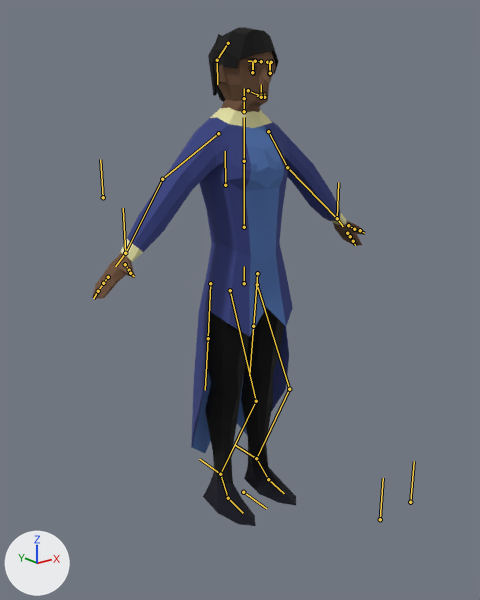
What one commit did to the glTF model Party/Thalria/thalria.glb.
Before and after are seen from a 50 mm camera at (-1.372, -1.692, 1.437) aimed at (-0.094, -0.095, 0.798). Arrows for +X, +Y and +Z are at lower left; the lights stay in place. The bones that bend it are drawn over the model as lines.

In view in the first picture: 'Clothing', 'Skin'.
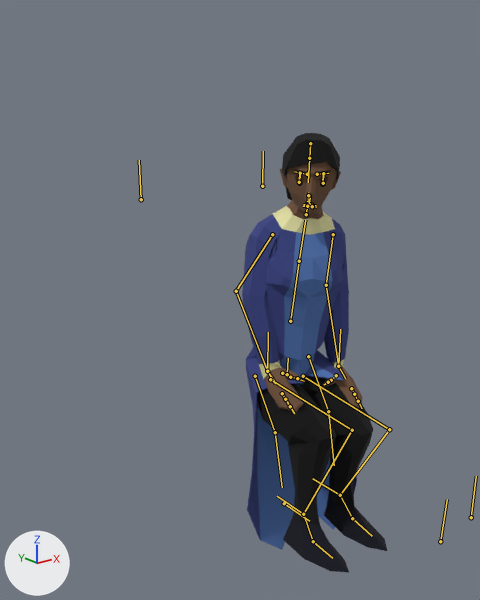
The newer file adds an action. The first version stands in its rest pose; the second is drawn at frame 1 of the action '0cutscene2_1'.

Location of each change, (x1, y1, x2, y2) in pixels of the pictures (480 x 600 px):
'Clothing', posed (36% narrower, 12% shorter)
    before: (119, 27, 346, 526)
    after: (242, 133, 387, 573)
'Skin', posed (64% narrower)
    before: (93, 51, 365, 299)
    after: (264, 162, 362, 412)
bone 'root', root to tip
    before: (243, 492) to (266, 508)
    after: (284, 503) to (309, 521)
bone 'hip', root to tip
    before: (244, 283) to (244, 266)
    after: (287, 374) to (288, 358)
bone 'torso', root to tip
    before: (244, 227) to (244, 161)
    after: (290, 321) to (299, 261)
bone 'head', root to tip
    before: (244, 98) to (244, 88)
    after: (308, 202) to (308, 192)
bone 'upper_lip.L', root to tip
    before: (264, 95) to (266, 94)
    after: (312, 205) to (316, 205)
bone 'lower_lip.L', root to tip
    before: (264, 97) to (266, 95)
    after: (312, 206) to (316, 207)
bone 'hair1', root to tip
    before: (228, 43) to (217, 60)
    after: (310, 143) to (309, 158)
bone 'upper_arm.R', root to tip
    before: (218, 133) to (162, 179)
    after: (272, 234) to (236, 291)
bone 'middle_arm.R', root to tip
    before: (162, 179) to (125, 253)
    after: (236, 291) to (267, 371)
bone 'hand.R', root to tip
    before: (125, 253) to (115, 266)
    after: (267, 371) to (275, 383)
bone 'thumb_base.R', root to tip
    before: (125, 264) to (129, 270)
    after: (282, 373) to (290, 377)
bone 'upper_arm.L', root to tip
    before: (268, 131) to (287, 167)
    after: (333, 234) to (326, 285)
bone 'middle_arm.L', root to tip
    before: (287, 167) to (337, 218)
    after: (326, 285) to (338, 366)
bone 'hand.L', root to tip
    before: (337, 218) to (343, 226)
    after: (338, 366) to (345, 378)
bone 'thigh.L', root to tip
    before: (257, 284) to (289, 389)
    after: (303, 376) to (389, 429)
bone 'calf.L', root to tip
    before: (289, 389) to (256, 458)
    after: (389, 429) to (340, 495)
bone 'thigh.R', root to tip
    before: (230, 290) to (256, 401)
    after: (270, 379) to (352, 430)
bone 'calf.R', root to tip
    before: (256, 401) to (220, 474)
    after: (352, 430) to (303, 514)
bone 'tunic1.L', root to tip
    before: (257, 273) to (253, 326)
    after: (308, 356) to (328, 411)
bone 'tunic2.L', root to tip
    before: (253, 326) to (249, 375)
    after: (328, 411) to (334, 465)
bone 'tunic1.R', root to tip
    before: (210, 283) to (208, 338)
    after: (255, 376) to (275, 432)
bone 'tunic2.R', root to tip
    before: (208, 338) to (205, 390)
    after: (275, 432) to (282, 487)
bone 'controller.L', root to tip
    before: (256, 458) to (235, 445)
    after: (340, 495) to (312, 478)
bone 'controller.R', root to tip
    before: (220, 474) to (199, 459)
    after: (303, 514) to (277, 496)

What changed in the scene script:
```text
Change bone_root:
    where bone_root = bpy.data.objects['Armature'].pose.bones['root']
    bone_root.location: (0.0, 0.0, 0.0) -> (0.061, 0.159, -0.008)
Change bone_hip:
    where bone_hip = bpy.data.objects['Armature'].pose.bones['hip']  # child of 'root'
    bone_hip.location: (0.0, 0.0, 0.0) -> (0.0, -0.304, 0.0)
    bone_hip.rotation_quaternion: (1.0, 0.0, 0.0, 0.0) -> (0.981, 0.025, -0.192, -0.005)  # degrees (0, 0, 0) -> degrees (3, -22, -1)
Change bone_torso:
    where bone_torso = bpy.data.objects['Armature'].pose.bones['torso']  # child of 'hip'
    bone_torso.rotation_quaternion: (1.0, 0.0, 0.0, 0.0) -> (0.998, 0.051, 0.0, -0.021)  # degrees (0, 0, 0) -> degrees (6, 0, -2)
Change bone_head:
    where bone_head = bpy.data.objects['Armature'].pose.bones['head']  # child of 'neck'
    bone_head.rotation_quaternion: (1.0, 0.0, 0.0, 0.0) -> (0.984, -0.041, -0.171, 0.028)  # degrees (0, 0, 0) -> degrees (-6, -19, 4)
Change bone_upper_lip_l:
    where bone_upper_lip_l = bpy.data.objects['Armature'].pose.bones['upper_lip.L']  # child of 'upper_lip_middle'
    bone_upper_lip_l.rotation_quaternion: (1.0, 0.0, 0.0, 0.0) -> (0.98, 0.0, 0.0, -0.197)  # degrees (0, 0, 0) -> degrees (0, 0, -23)
Change bone_lower_lip_l:
    where bone_lower_lip_l = bpy.data.objects['Armature'].pose.bones['lower_lip.L']  # child of 'lower_lip_middle'
    bone_lower_lip_l.rotation_quaternion: (1.0, 0.0, 0.0, 0.0) -> (0.98, 0.0, 0.0, -0.197)  # degrees (0, 0, 0) -> degrees (0, 0, -23)
Change bone_hair1:
    where bone_hair1 = bpy.data.objects['Armature'].pose.bones['hair1']  # child of 'head'
    bone_hair1.rotation_quaternion: (1.0, 0.0, 0.0, 0.0) -> (0.999, -0.038, 0.023, -0.021)  # degrees (0, 0, 0) -> degrees (-4, 2, -3)
Change bone_upper_arm_r:
    where bone_upper_arm_r = bpy.data.objects['Armature'].pose.bones['upper_arm.R']  # child of 'chest'
    bone_upper_arm_r.rotation_quaternion: (1.0, 0.0, 0.0, 0.0) -> (0.885, 0.184, -0.395, 0.162)  # degrees (0, 0, 0) -> degrees (18, -49, 13)
Change bone_middle_arm_r:
    where bone_middle_arm_r = bpy.data.objects['Armature'].pose.bones['middle_arm.R']  # child of 'upper_arm.R'
    bone_middle_arm_r.rotation_quaternion: (1.0, 0.0, 0.0, 0.0) -> (0.986, 0.167, 0.0, 0.027)  # degrees (0, 0, 0) -> degrees (19, -1, 3)
Change bone_hand_r:
    where bone_hand_r = bpy.data.objects['Armature'].pose.bones['hand.R']  # child of 'middle_arm.R'
    bone_hand_r.rotation_quaternion: (1.0, 0.0, 0.0, 0.0) -> (0.909, 0.283, -0.223, -0.21)  # degrees (0, 0, 0) -> degrees (39, -17, -32)
Change bone_thumb_base_r:
    where bone_thumb_base_r = bpy.data.objects['Armature'].pose.bones['thumb_base.R']  # child of 'hand.R'
    bone_thumb_base_r.rotation_quaternion: (1.0, 0.0, 0.0, 0.0) -> (0.924, -0.313, -0.218, 0.029)  # degrees (0, 0, 0) -> degrees (-40, -23, 12)
Change bone_upper_arm_l:
    where bone_upper_arm_l = bpy.data.objects['Armature'].pose.bones['upper_arm.L']  # child of 'chest'
    bone_upper_arm_l.rotation_quaternion: (1.0, 0.0, 0.0, 0.0) -> (0.946, 0.01, 0.074, -0.316)  # degrees (0, 0, 0) -> degrees (-2, 8, -37)
Change bone_middle_arm_l:
    where bone_middle_arm_l = bpy.data.objects['Armature'].pose.bones['middle_arm.L']  # child of 'upper_arm.L'
    bone_middle_arm_l.rotation_quaternion: (1.0, 0.0, 0.0, 0.0) -> (0.994, 0.111, 0.0, -0.018)  # degrees (0, 0, 0) -> degrees (13, 0, -2)
Change bone_hand_l:
    where bone_hand_l = bpy.data.objects['Armature'].pose.bones['hand.L']  # child of 'middle_arm.L'
    bone_hand_l.rotation_quaternion: (1.0, 0.0, 0.0, 0.0) -> (0.78, 0.258, 0.503, 0.267)  # degrees (0, 0, 0) -> degrees (62, 40, 63)
Change bone_thigh_l:
    where bone_thigh_l = bpy.data.objects['Armature'].pose.bones['thigh.L']  # child of 'hip'
    bone_thigh_l.rotation_quaternion: (1.0, 0.0, 0.0, 0.0) -> (0.853, 0.483, -0.096, 0.175)  # degrees (0, 0, 0) -> degrees (57, -19, 13)
Change bone_calf_l:
    where bone_calf_l = bpy.data.objects['Armature'].pose.bones['calf.L']  # child of 'thigh.L'
    bone_calf_l.rotation_quaternion: (1.0, 0.0, 0.0, 0.0) -> (0.861, -0.509, 0.0, -0.008)  # degrees (0, 0, 0) -> degrees (-61, 0, -1)
Change bone_thigh_r:
    where bone_thigh_r = bpy.data.objects['Armature'].pose.bones['thigh.R']  # child of 'hip'
    bone_thigh_r.rotation_quaternion: (1.0, 0.0, 0.0, 0.0) -> (-0.828, -0.528, 0.12, -0.143)  # degrees (0, 0, 0) -> degrees (64, -20, 7)
Change bone_calf_r:
    where bone_calf_r = bpy.data.objects['Armature'].pose.bones['calf.R']  # child of 'thigh.R'
    bone_calf_r.rotation_quaternion: (1.0, 0.0, 0.0, 0.0) -> (0.877, -0.481, 0.0, 0.008)  # degrees (0, 0, 0) -> degrees (-58, 0, 1)
Change bone_tunic1_l:
    where bone_tunic1_l = bpy.data.objects['Armature'].pose.bones['tunic1.L']  # child of 'hip'
    bone_tunic1_l.location: (0.0, 0.0, 0.0) -> (-0.003, -0.023, 0.01)
    bone_tunic1_l.rotation_quaternion: (1.0, 0.0, 0.0, 0.0) -> (-0.947, 0.298, 0.011, 0.12)  # degrees (0, 0, 0) -> degrees (-34, -5, -13)
Change bone_tunic2_l:
    where bone_tunic2_l = bpy.data.objects['Armature'].pose.bones['tunic2.L']  # child of 'tunic1.L'
    bone_tunic2_l.rotation_quaternion: (1.0, 0.0, 0.0, 0.0) -> (0.984, 0.164, 0.007, 0.066)  # degrees (0, 0, 0) -> degrees (19, 0, 8)
Change bone_tunic1_r:
    where bone_tunic1_r = bpy.data.objects['Armature'].pose.bones['tunic1.R']  # child of 'hip'
    bone_tunic1_r.location: (0.0, 0.0, 0.0) -> (0.003, 0.023, -0.01)
    bone_tunic1_r.rotation_quaternion: (1.0, 0.0, 0.0, 0.0) -> (-0.947, 0.298, 0.011, 0.12)  # degrees (0, 0, 0) -> degrees (-34, -5, -13)
Change bone_tunic2_r:
    where bone_tunic2_r = bpy.data.objects['Armature'].pose.bones['tunic2.R']  # child of 'tunic1.R'
    bone_tunic2_r.rotation_quaternion: (1.0, 0.0, 0.0, 0.0) -> (0.984, 0.164, 0.007, 0.066)  # degrees (0, 0, 0) -> degrees (19, 0, 8)
Change bone_controller_l:
    where bone_controller_l = bpy.data.objects['Armature'].pose.bones['controller.L']  # child of 'root'
    bone_controller_l.location: (0.0, 0.0, 0.0) -> (0.0, -0.214, 0.0)
Change bone_controller_r:
    where bone_controller_r = bpy.data.objects['Armature'].pose.bones['controller.R']  # child of 'root'
    bone_controller_r.location: (0.0, 0.0, 0.0) -> (0.0, -0.214, 0.0)
```
